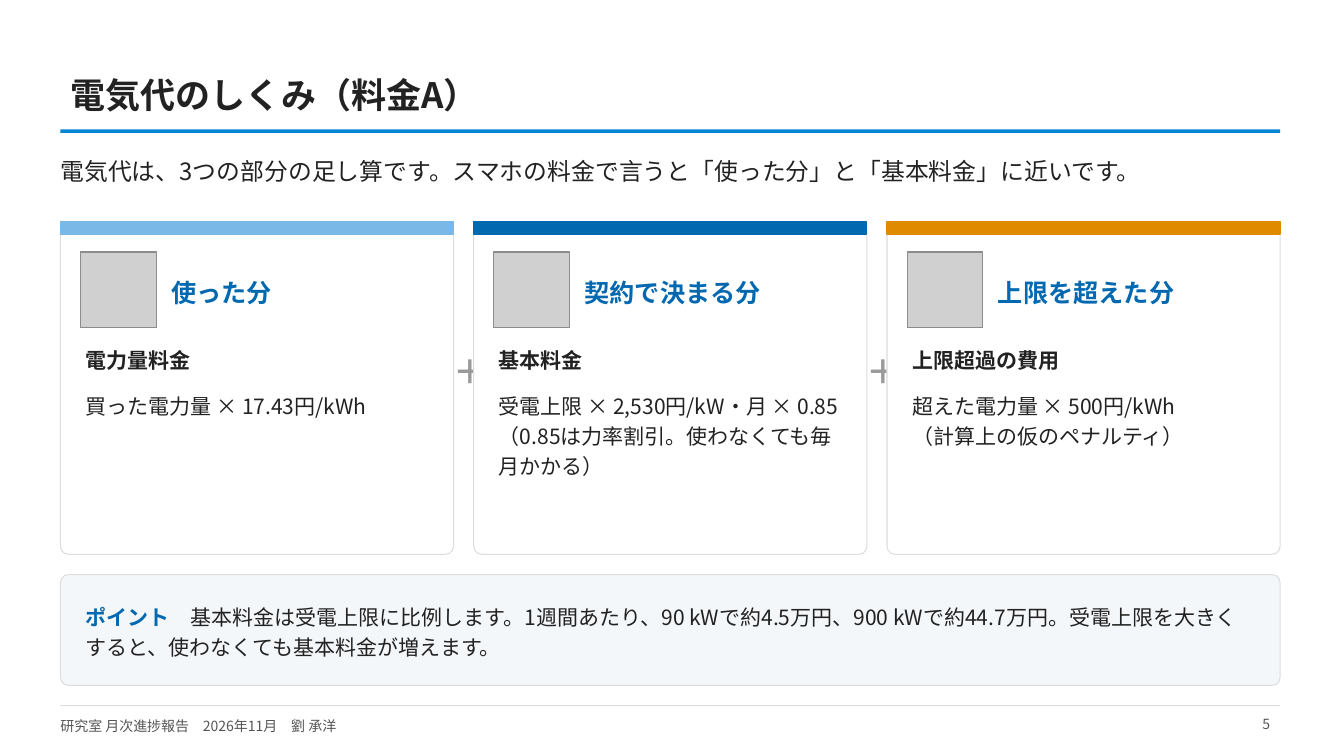
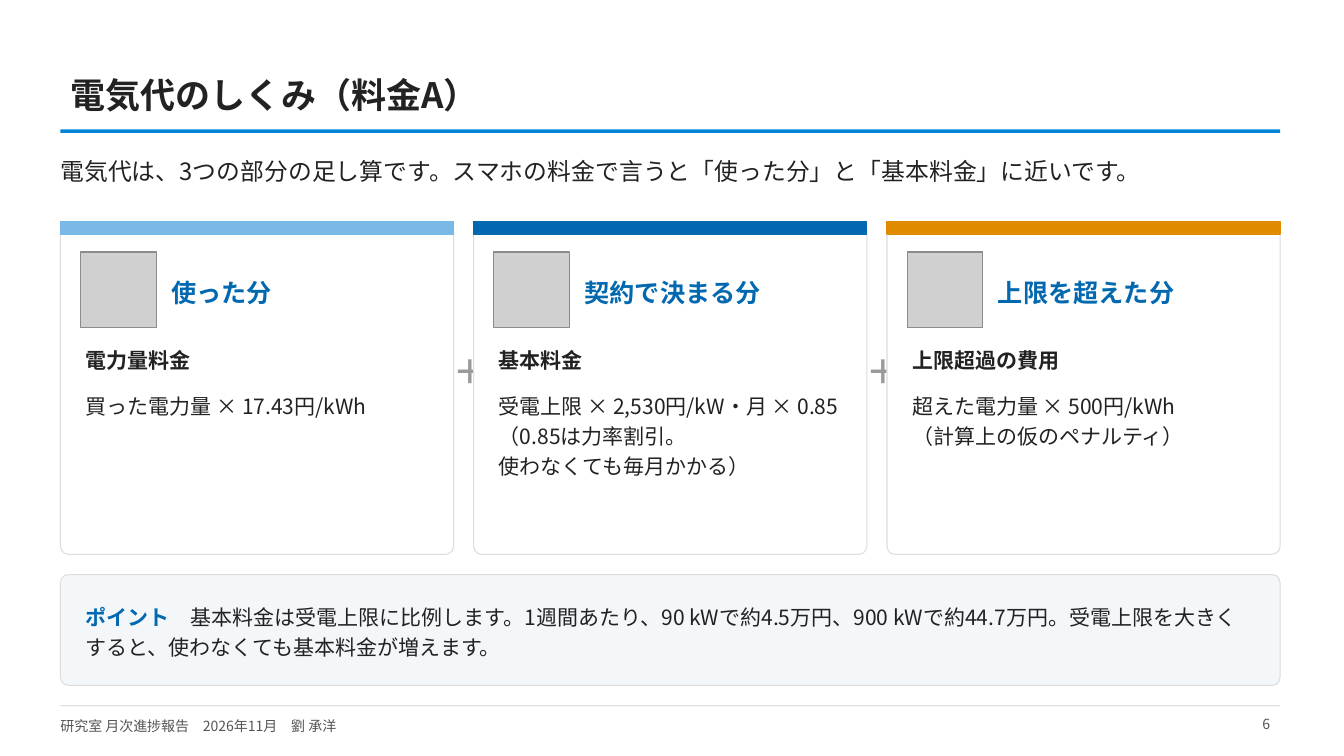
Before and after one commit to CYLIU2003/master-course, a slide deck: slide 6 of outcome/2026-11-19_lab_progress/研究室月次進捗報告_202611_劉.pptx (slide 5 before the commit). Drawn at 1344x756 pixels with LibreOffice and Linux fonts; fonts in the diff are those of the drawing; grey boxes stand for pictures. Boxes give left, top, right and bottom in pixels: in the first picture for what was removed or moved away, otherwise in the second. Text is boxed around its words. In the diff, an @@ line names an element or a change of style, - is before the commit and + after.

```diff
--- a/outcome/2026-11-19_lab_progress/研究室月次進捗報告_202611_劉.pptx
+++ b/outcome/2026-11-19_lab_progress/研究室月次進捗報告_202611_劉.pptx
@@ text at (499,426,749,476): text changed @@
-（0.85は力率割引。使わなくても毎月かかる）
+（0.85は力率割引。
+使わなくても毎月かかる）
@@ page number at (1262,718,1270,729): text changed @@
-5
+6
```
Also in this commit, not shown: 7 other slides changed, 1 slide added, 2 other files.
